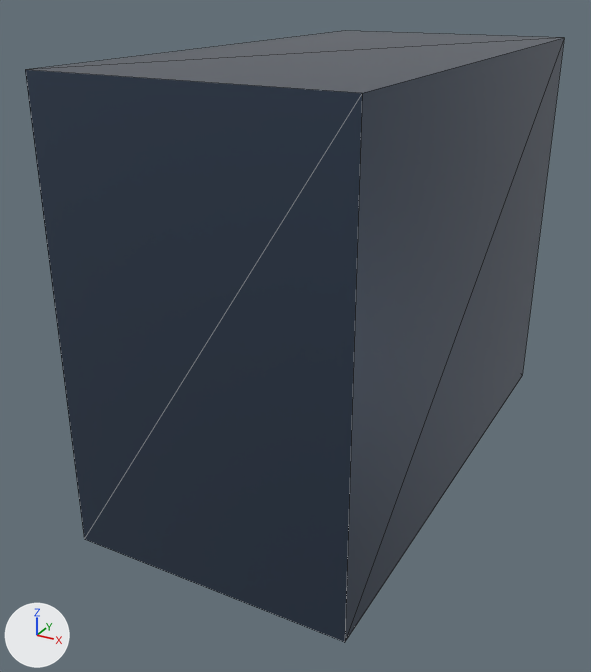
The glTF model public/assets/models/interiors/interior_gym_treadmill_01.glb, before and after one commit.
Before and after are seen from a 50 mm camera at (1.13, -2.41, 1.61) aimed at (-0.1, -0.16, 0.48). Every picture has the same lights, and +X, +Y and +Z are marked at lower left. The first picture is the older version. Mesh edges are drawn as thin lines. Where no turn or scale is listed for an object, it has been applied to the vertices. Vertices at exactly the same position are counted once.
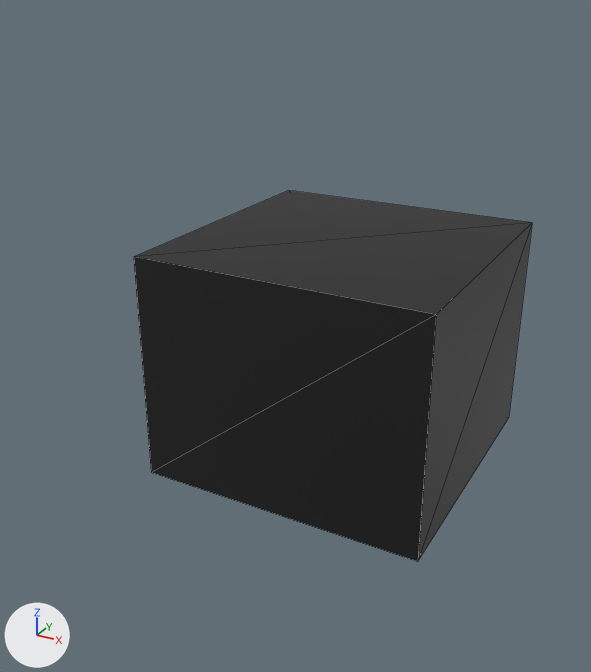
What differs and where, as boxes [x1, y1, x2, y2] in the pictures (591 x 672 px):
'Mesh_0', recoloured, rescaled (26% narrower, 39% shorter): before [25, 31, 564, 643]; after [134, 190, 532, 562]

What the commit changed:
Material 'Material_0' (mat_material_0) changes colour from dark blue #475569 to black #171717; in linear values from (0.063, 0.0908, 0.141) to (0.00857, 0.00857, 0.00857).
me_mesh_0 is used by ob_mesh_0; location (0.0, 0.0, 0.7).
me_mesh_0 had 8 vertices, 12 faces and spanned x -0.45..0.45, y -0.9..0.9, z -0.7..0.7.
me_mesh_0 now has 8 vertices, 12 faces and spans x -0.5..0.5, y -0.5..0.5, z -0.4..0.4.
me_mesh_0 part 1: the whole mesh is scaled about its middle by (1.11, 0.556, 0.571).
Object 'Mesh_0' (ob_mesh_0) moves from (0.0, 0.0, 0.7) to (0.0, 0.0, 0.4).
